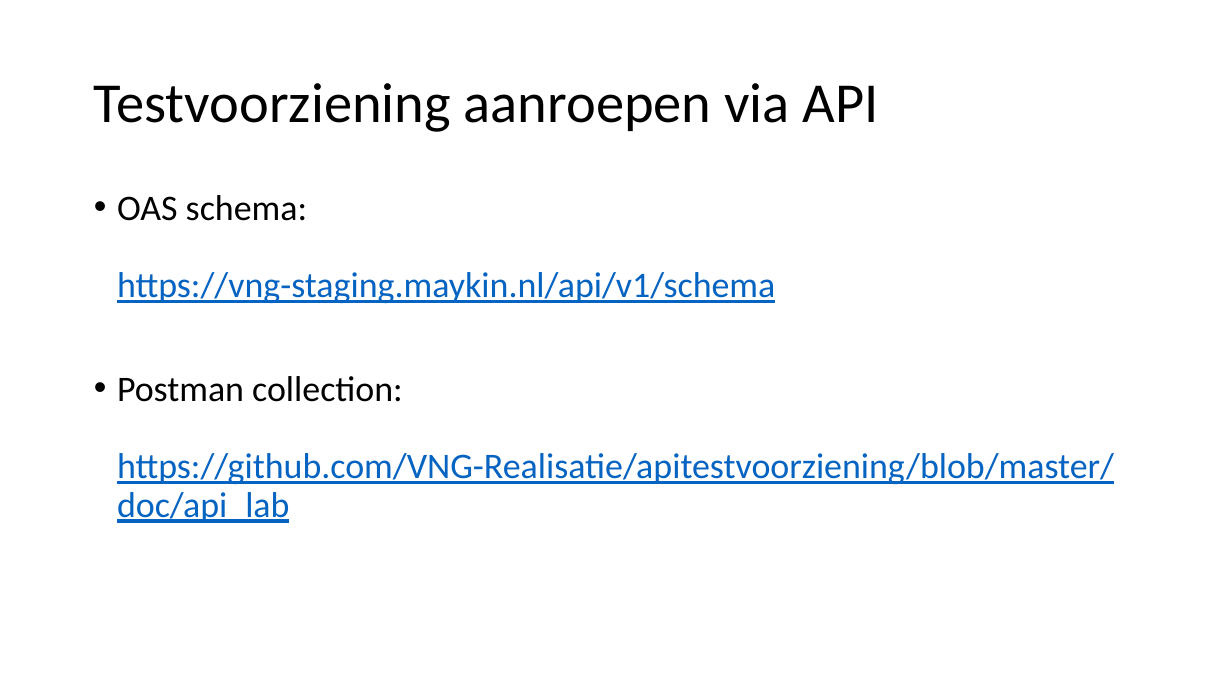
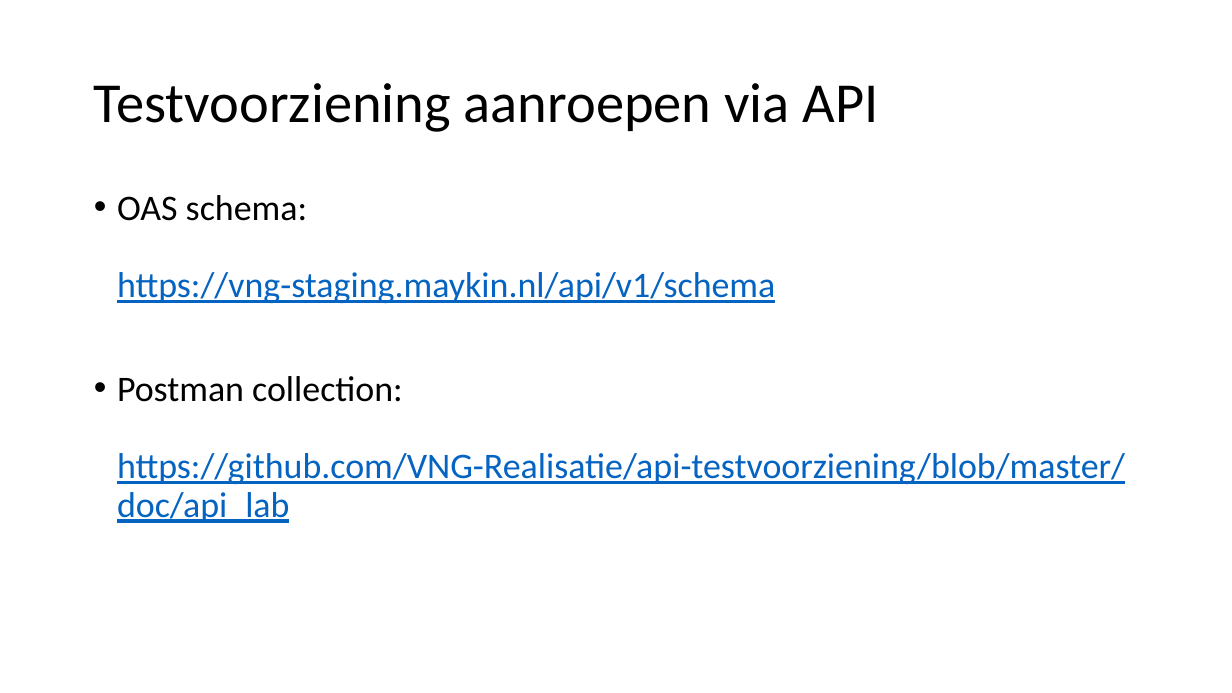
Before and after one commit to VNG-Realisatie/api-test-platform, a slide deck: slide 19 of doc/api_lab/tutorial testvoorziening.pptx (slide 17 before the commit). Drawn at 1232x693 pixels with LibreOffice and Linux fonts; fonts in the diff are those of the drawing. Boxes give left, top, right and bottom in pixels: in the first picture for what was removed or moved away, otherwise in the second. Text is boxed around its words. In the diff, an @@ line names an element or a change of style, - is before the commit and + after.

```diff
--- a/doc/api_lab/tutorial testvoorziening.pptx
+++ b/doc/api_lab/tutorial testvoorziening.pptx
@@ text at (x1=117, y1=376, x2=1125, y2=523): text changed @@
-• Postman collection:
-  https://github.com/VNG-Realisatie/apitestvoorziening/blob/master/doc/api_lab
+• Postman collection:
+  https://github.com/VNG-Realisatie/api-testvoorziening/blob/master/doc/api_lab
```
Also in this commit, not shown: 2 other slides changed, 4 slides added, 1 slide removed.
